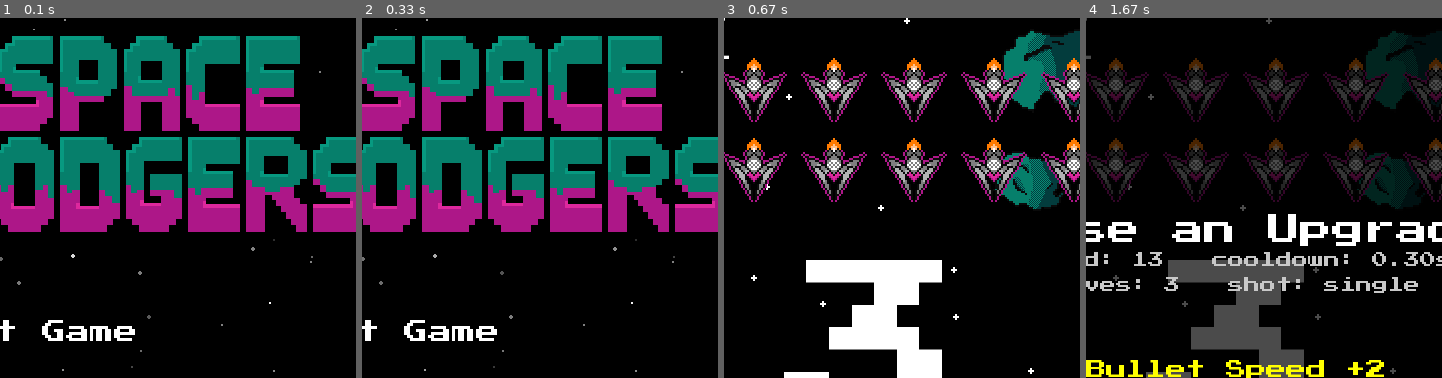
Above: before the commit, frames 1-4 (left to right).
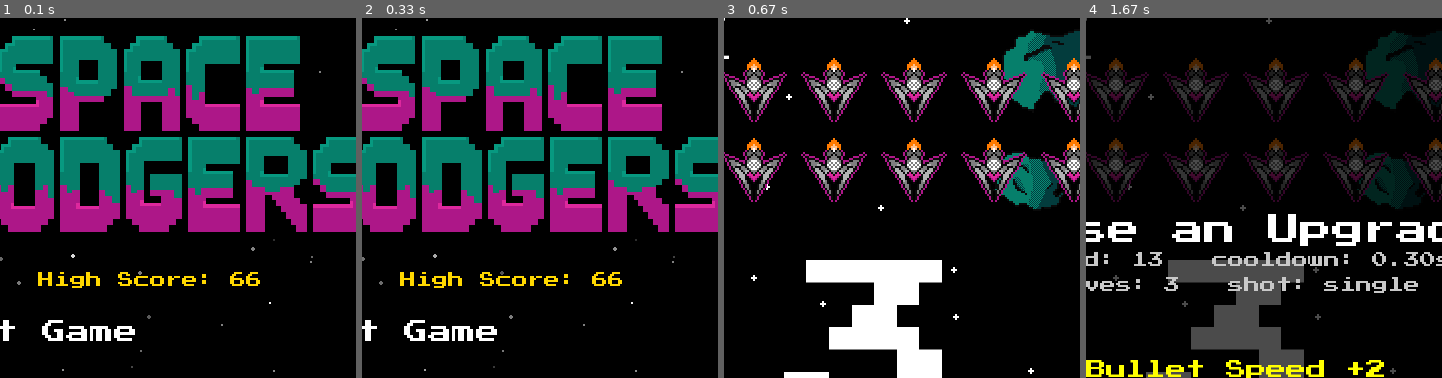
Above: after the commit, the same moments.

Repository: software-engineering-game/pygame-game
Game: pygame game, started from main.py
The game is run twice, just before and just after one commit, with the same random seed, the same clock (stepped at 60 frames per second) and the same inputs.
Inputs:
- Up to frame 1 (0.1 s): no input
- Up to frame 2 (0.33 s): no input
- Up to frame 3 (0.67 s): tap Enter at 0.33 s
- Up to frame 4 (1.67 s): tap Space at 0.67 s; tap T at 1 s; type "ann" at 1.33 s
The pictures show only the part of the screen within x 29-79%, y 4-54%; the shares and areas given below are measured in that part.

The runs differ from the first frame. In frame 1, 0.8% of the frame differs, in the area x 10-74%, y 70-75%; in frame 2, 0.8%; in frame 3, nothing differs; in frame 4, nothing differs.

Commit message:
More music

Diff:
--- a/highscore.json
+++ b/highscore.json
@@ -1 +1 @@
-{"high_score": 0}
+{"high_score": 66}
--- a/leaderboard.json
+++ b/leaderboard.json
@@ -12,6 +12,10 @@
         "score": 87
     },
     {
+        "name": "AAA",
+        "score": 66
+    },
+    {
         "name": "MANA",
         "score": 55
     }
--- a/states/death_state.py
+++ b/states/death_state.py
@@ -11,12 +11,17 @@
 
 
 class DeathState(State):
+
+    music_track = "gameover"
+
     def __init__(self, message="You Died", score=0):
         self.message = message
         self.score = score
 
         self.is_new_high = False
         self.high_score = 0
+
+
 
         self.name = ""
         self.entering_name = True
@@ -36,7 +41,7 @@
 
         # Stop music
         if hasattr(app, "music"):
-            app.music.stop()
+            app.music.play_track(self.music_track)
 
         # Time for stars
         self.t = 0
--- a/states/main_menu_state.py
+++ b/states/main_menu_state.py
@@ -5,13 +5,16 @@
 from states import utils
 
 class MainMenuState(State):
+
+    music_track = "menu"
+
     def on_enter(self, app):
         # Time for stars
         self.t = 0
 
         #stop game music
         if hasattr(app, "music"):
-            pygame.mixer.music.fadeout(500)
+            app.music.play_track(self.music_track)
 
         # Make the stars
         num_stars = 200
@@ -27,7 +30,7 @@
         self.score_font = pygame.font.Font("assets/fonts/PressStart2P-vaV7.ttf", 16)
 
         # Mixer initializer
-        pygame.mixer.init(devicename="pygame.mixer.get_dev_info()")
+        #pygame.mixer.init(devicename="pygame.mixer.get_dev_info()")
 
         self.high_score = utils.load_high_score()
 
--- a/states/music_manager.py
+++ b/states/music_manager.py
@@ -4,9 +4,15 @@
 
 repo_root = os.path.dirname(os.path.dirname(__file__))
 
+# global volume variable
+VOLUME = 0.25
+
+
 class music_manager:
     TRACKS = {
         "game": os.path.join(repo_root, "assets", "song_ogg", "gamedemo.ogg"),
+        "menu": os.path.join(repo_root, "assets", "song_ogg", "hometheme.ogg"),
+        "gameover": os.path.join(repo_root, "assets", "song_ogg", "gameover.ogg")
     }
 
     def __init__(self):
@@ -15,6 +21,7 @@
     def play_track(self, name, loops=-1):
         if not settings.MUSIC_ON:
             return
+
         path = self.TRACKS.get(name)
         if not path:
             return
@@ -23,7 +30,10 @@
             return
 
         pygame.mixer.music.load(path)
-        pygame.mixer.music.set_volume(0.25)
+
+        # 🔹 use global volume variable
+        pygame.mixer.music.set_volume(VOLUME)
+
         pygame.mixer.music.play(loops)
         self.current_track = path
 
Not shown, added: assets/song_ogg/gameover.ogg
Not shown, added: assets/song_ogg/hometheme.ogg
